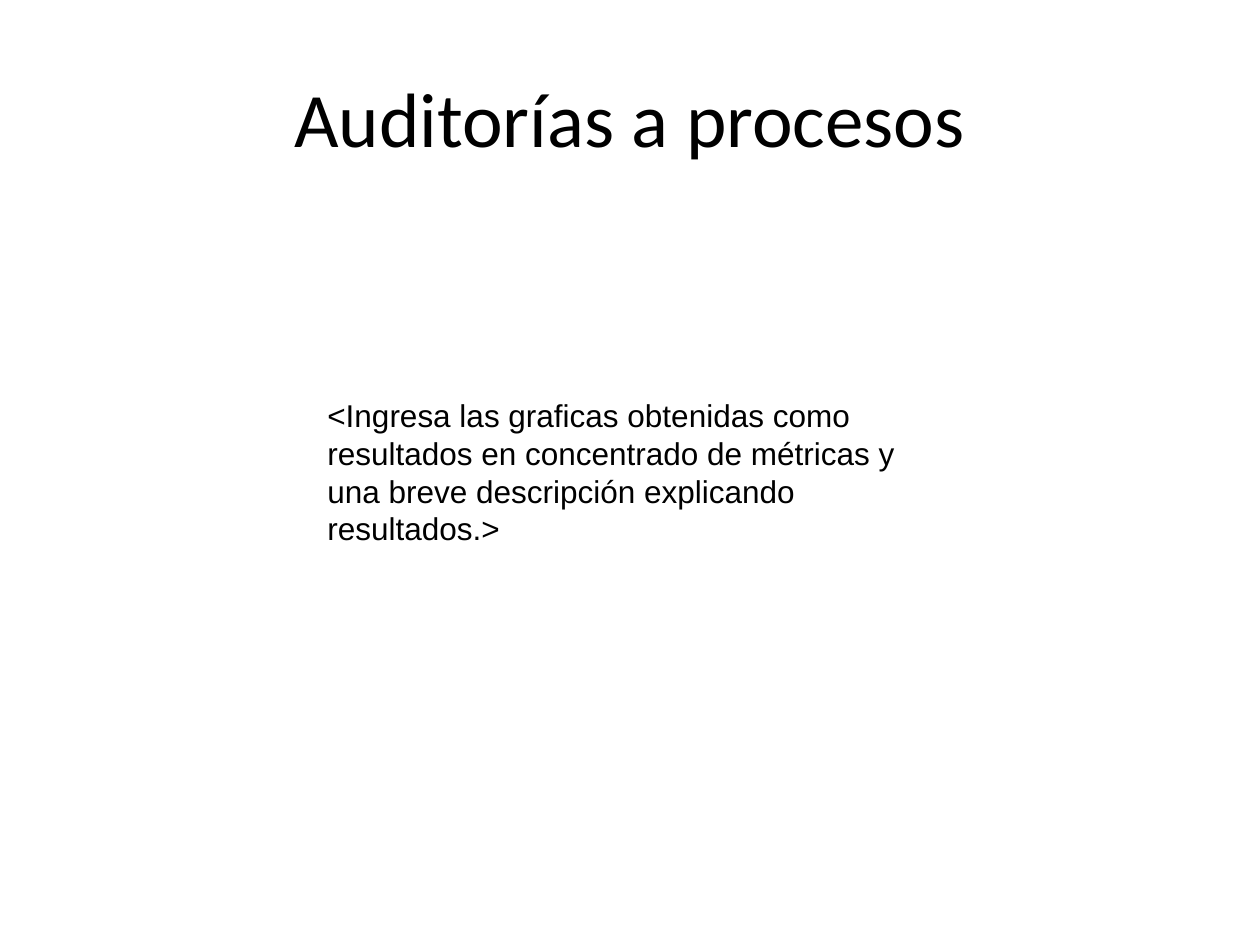
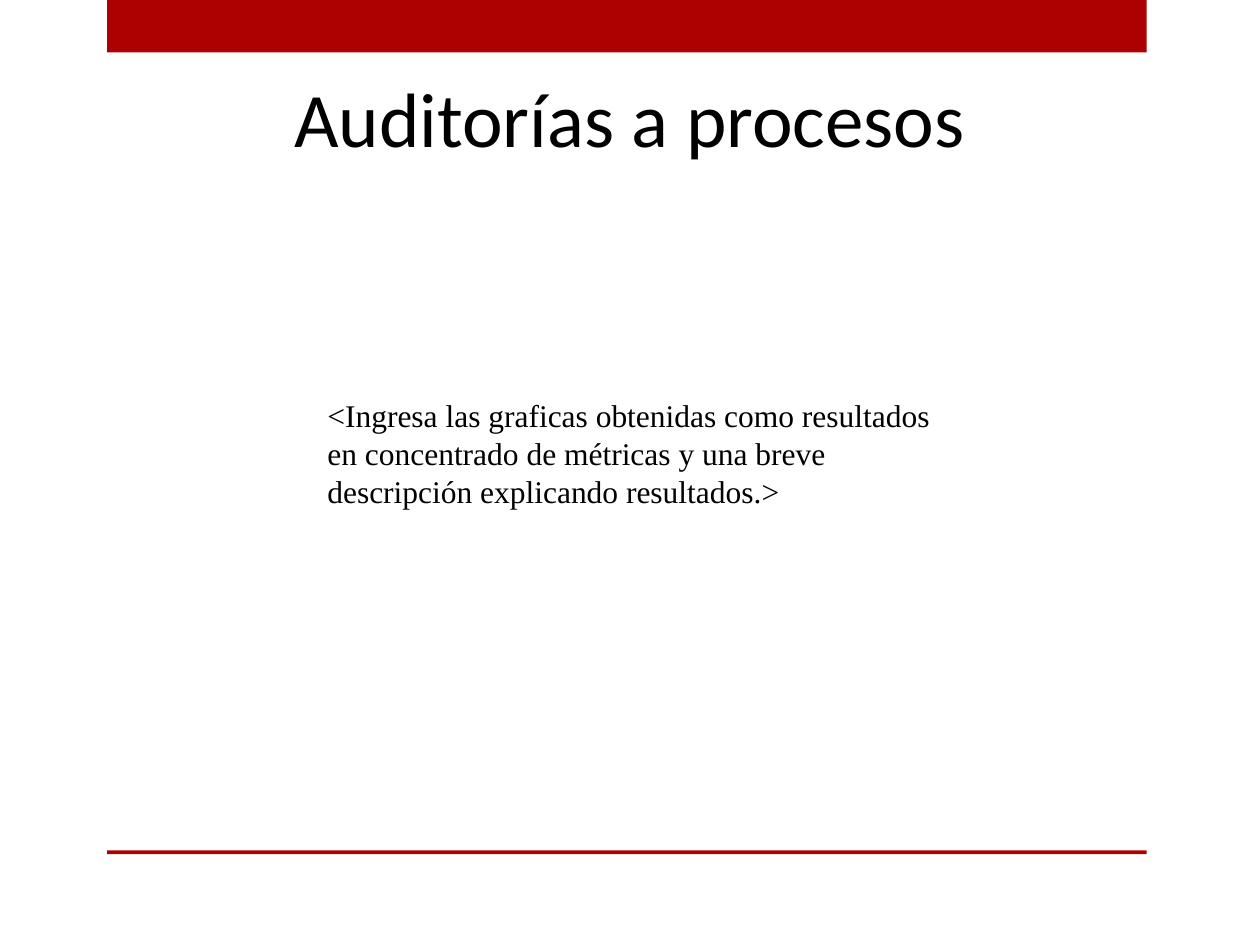
Before and after one commit to ricardo-novelasos/SOSQTP, a slide deck: slide 9 of Organización/Métricas y monitoreo/PTL_Reporte_monitoreo.pptx. Drawn at 1260x945 pixels with LibreOffice and Linux fonts; fonts in the diff are those of the drawing; background and template pictures are left out. Boxes give left, top, right and bottom in pixels: in the first picture for what was removed or moved away, otherwise in the second. Text is boxed around its words. In the diff, an @@ line names an element or a change of style, - is before the commit and + after.

```diff
--- a/Organización/Métricas y monitoreo/PTL_Reporte_monitoreo.pptx
+++ b/Organización/Métricas y monitoreo/PTL_Reporte_monitoreo.pptx
@@ rectangle added at [107, 0, 1147, 53], fill #AD0101 @@
@@ text "<Ingresa las graficas obtenidas como ..." at [327, 405, 930, 509]: font Arial to Times New Roman @@
@@ rectangle added at [107, 850, 1147, 854], fill #AD0101 @@
```
Also in this commit, not shown: 11 other slides changed.
